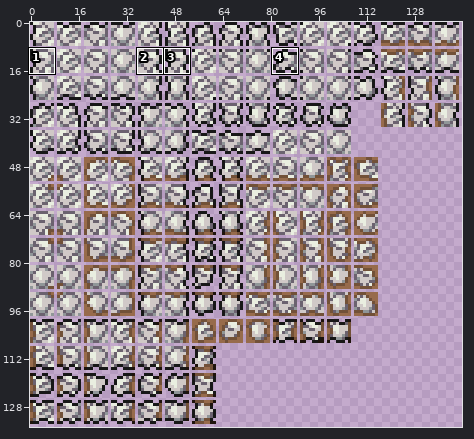
Two states of a sprite sheet, Tiles/Purified/StonePure.png. The picture above shows the old version from afar; the outline marks the close-up.
Close-up. Earlier state:
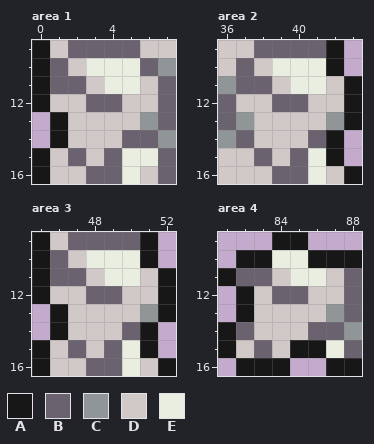
The file is 288x270 pixels, drawn in blocks of 2x2; one block is one cell here. Shown: area 1: x 0..7, y 9..16; area 2: x 36..43, y 9..16; area 3: x 45..52, y 9..16; area 4: x 81..88, y 9..16. The commit also changed other parts of the picture, which this record leaves out.
Palette (. is transparent): A #171717  B #6b626f  C #909698  D #d0c9c7  E #e9eee0
Pixels before, area 1, first column x 0:
 9 ADBBBBDD
10 ABDEEEBC
11 ABBDEEDB
12 ADDBBDDB
13 .ADDDDCB
14 .ADDDBBC
15 ADBDBEEB
16 ADDBBEDB
Pixels before, area 2, first column x 36:
 9 DDBBBBA.
10 DBDEEEA.
11 CBBDEEDA
12 BDDBBDDA
13 BCDDDDCA
14 CBDDDBA.
15 DDBDBEA.
16 DDDBBEDA
Pixels before, area 3, first column x 45:
 9 ADBBBBA.
10 ABDEEEA.
11 ABBDEEDA
12 ADDBBDDA
13 .ADDDDCA
14 .ADDDBA.
15 ADBDBEA.
16 ADDBBEDA
Pixels before, area 4, first column x 81:
 9 ...AA...
10 .AAEEAAA
11 ABBDEEDB
12 .ADBBDDB
13 .ADDDDCB
14 ABDDDBBC
15 ADBDAAEB
16 .AAA..AA
And afterwards:
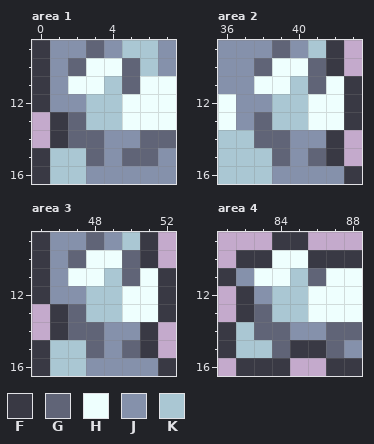
Colours new in this view: F #393944  G #606477  H #eefffe  J #8591ab  K #aac7d3
Diff:
Changed rows in their new state; - is an unchanged pixel.
Area 1:
first column x 0:
 9 FJJGJKKJ
10 FJGHHGKJ
11 FJHHKGHH
12 FJJKKHHH
13 -FGKKHHH
14 -FGGJJGG
15 FKKGJGGJ
16 FKKJJJJJ
Area 2:
first column x 36:
 9 JJJGJKF-
10 JJGHHGF-
11 JJHHKGHF
12 HJJKKHHF
13 HJGKKHHF
14 KKGGJJF-
15 KKKGJGF-
16 KKKJJJJF
Area 3:
first column x 45:
 9 FJJGJKF-
10 FJGHHGF-
11 FJHHKGHF
12 FJJKKHHF
13 -FGKKHHF
14 -FGGJJF-
15 FKKGJGF-
16 FKKJJJJF
Area 4:
first column x 81:
 9 ---FF---
10 -FFHHFFF
11 FJHHKGHH
12 -FJKKHHH
13 -FGKKHHH
14 FKGGJJGG
15 FKKGFFGJ
16 -FFF--FF
Boxes around the changes in both close-ups, in picture pixels (x1, y1, x2, y2):
changed: (32, 40, 176, 184)
changed: (218, 40, 362, 184)
changed: (32, 232, 176, 376)
changed: (218, 232, 362, 376)
